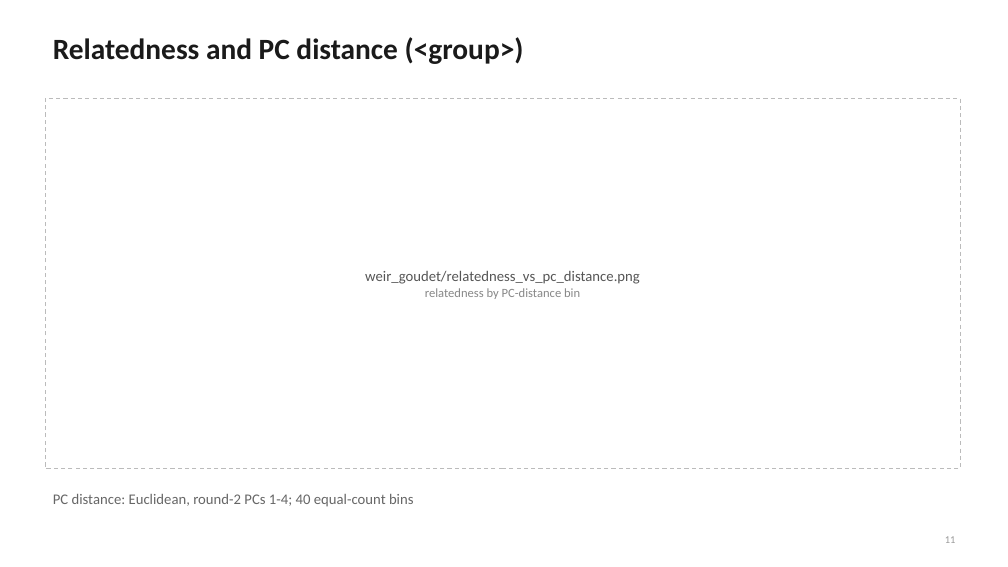
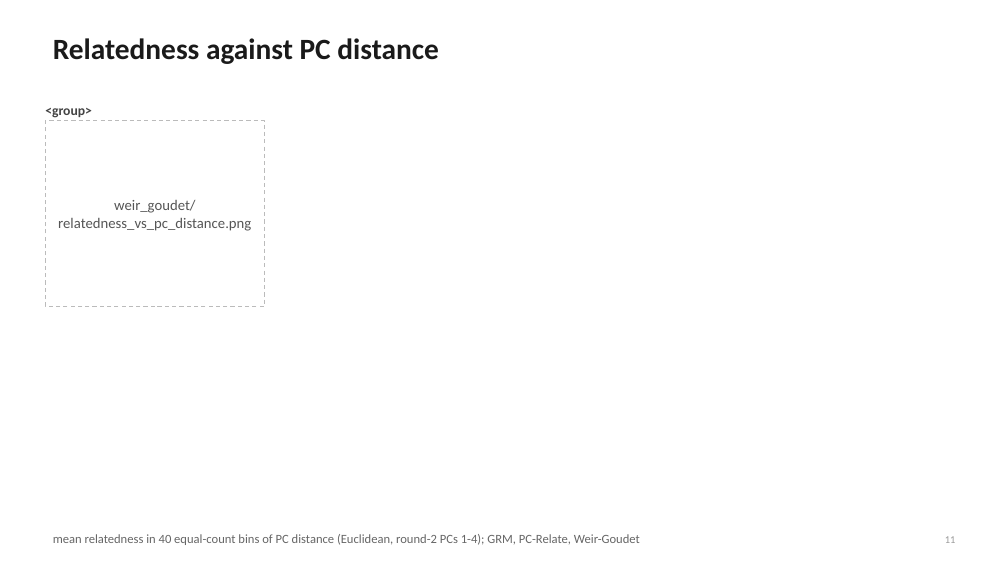
Before and after one commit to mkiravn/aou-covariance, a slide deck: slide 11 of slides/relatedness_condensed.pptx. Drawn at 1008x567 pixels with LibreOffice and Linux fonts; fonts in the diff are those of the drawing. Boxes give left, top, right and bottom in pixels: in the first picture for what was removed or moved away, otherwise in the second. Text is boxed around its words. In the diff, an @@ line names an element or a change of style, - is before the commit and + after.

```diff
--- a/slides/relatedness_condensed.pptx
+++ b/slides/relatedness_condensed.pptx
@@ title at box(53, 38, 439, 64): text changed @@
-Relatedness and PC distance (<group>)
+Relatedness against PC distance
@@ rectangle removed at box(45, 98, 960, 469) @@
@@ text added at box(45, 108, 92, 118), 13 pt, text #444444, bold @@
+<group>
@@ text "weir_goudet/relatedness_vs_pc_distance.png": place and size @@
-text "weir_goudet/relatedness_vs_pc_distance.png" at box(365, 271, 640, 299)
+text "weir_goudet/relatedness_vs_pc_distance.png" at box(58, 200, 251, 231)
@@ rectangle added at box(45, 121, 265, 306), fill #FFFFFF, outline #BBBBBB 1 pt dashed @@
@@ text at box(425, 288, 580, 299): paragraph removed @@
-relatedness by PC-distance bin
@@ text at box(53, 534, 640, 545): text changed; size 14 to 12 pt @@
-PC distance: Euclidean, round-2 PCs 1-4; 40 equal-count bins
+mean relatedness in 40 equal-count bins of PC distance (Euclidean, round-2 PCs 1-4); GRM, PC-Relate, Weir-Goudet
```
Also in this commit, not shown: 3 other slides changed, 1 slide added, 1 other file.
